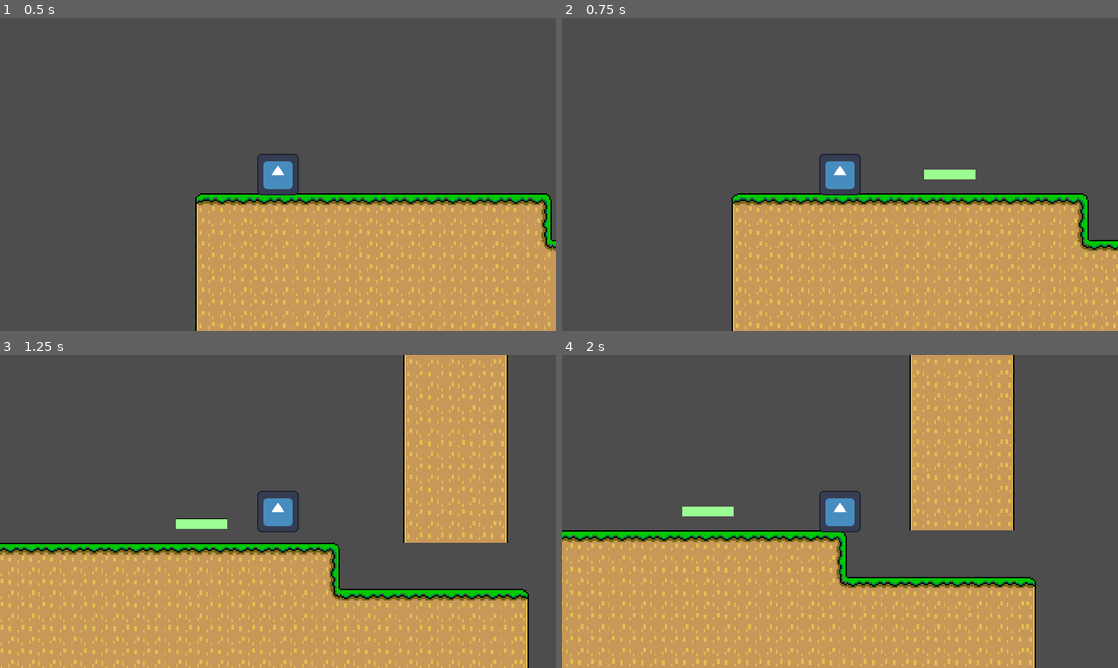
Above: before the commit, frames 1-4 (two rows, left to right).
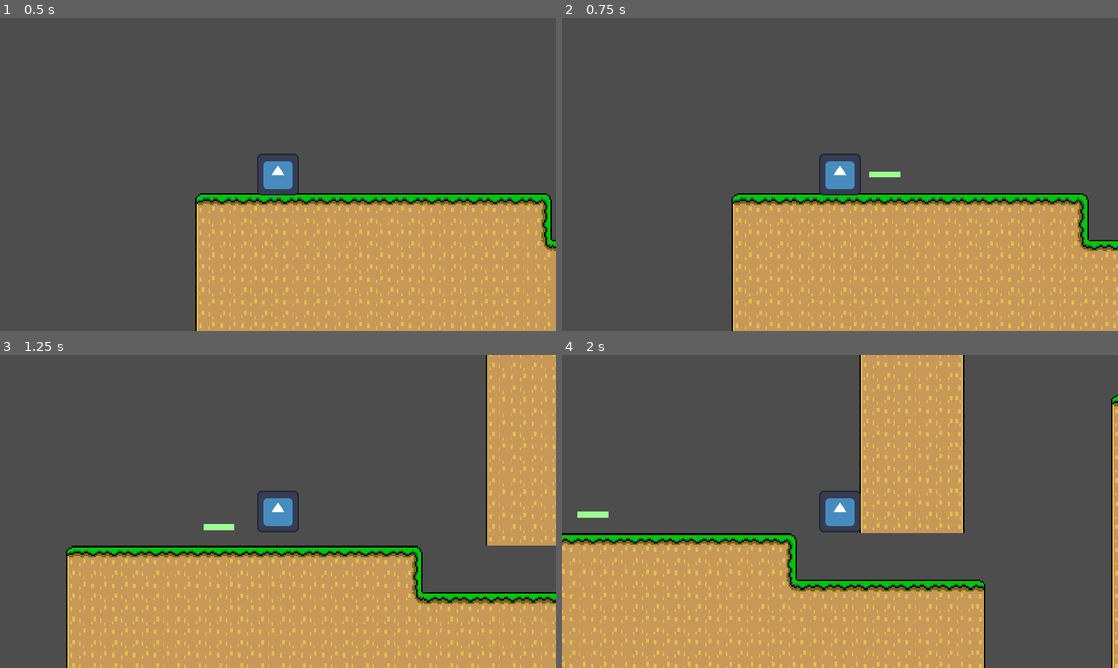
Above: after the commit, the same moments.

Repository: amusci/marioClone
Game: Godot game, scene res://Scenes/main_scene.tscn
The game is run twice, just before and just after one commit, with the same random seed, the same clock (stepped at 60 frames per second) and the same inputs. The engine's default icon, where the game draws it, is replaced by a stand-in: a white triangle on a blue panel in a dark square.
Inputs:
- Up to frame 1 (0.5 s): no input
- Up to frame 2 (0.75 s): tap Enter at 0.5 s; hold D (move_right) from 0.53 s (still down); tap B (throw_hat) at 0.6 s
- Up to frame 3 (1.25 s): keep holding D (move_right); tap Space (jump) at 0.77 s
- Up to frame 4 (2 s): keep holding D (move_right); tap B (throw_hat) at 1.35 s; tap Space (jump) at 1.52 s

Frame 1 is identical in both runs. In frame 2, 0.4% of the frame differs, in the area x 55-75%, y 48-52%; in frame 3, 32%, in the area x 0-100%, y 0-100%; in frame 4, 26%.

Commit message:
lets see if this works

Diff:
--- a/GoDot Mario Project/Scenes/Platforms/temporary_platform.gd
+++ b/GoDot Mario Project/Scenes/Platforms/temporary_platform.gd
@@ -1,6 +1,6 @@
 extends StaticBody2D
 
-@export var lifespan = 5.0 # Time in seconds before the platform disappears
+@export var lifespan = 3.0 # Time in seconds before the platform disappears
 
 func _ready():
 	# Start the timer to remove the platform after the lifespan
--- a/GoDot Mario Project/Scenes/Platforms/temporary_platform.tscn
+++ b/GoDot Mario Project/Scenes/Platforms/temporary_platform.tscn
@@ -4,17 +4,16 @@
 [ext_resource type="Texture2D" uid="uid://c54lpd1cfrsk0" path="res://Testing Art Only/ground.png" id="1_on88k"]
 
 [sub_resource type="RectangleShape2D" id="RectangleShape2D_3heul"]
-size = Vector2(40.368, 6.9737)
+size = Vector2(24.2208, 4.18122)
 
 [node name="TemporaryPlatform" type="StaticBody2D"]
 scale = Vector2(0.990884, 1.00377)
 script = ExtResource("1_e8ajq")
 
 [node name="CollisionShape2D" type="CollisionShape2D" parent="."]
-position = Vector2(1.9249e-06, 0.498122)
-scale = Vector2(1.0058, 1.00801)
+position = Vector2(0, -0.0981219)
 shape = SubResource("RectangleShape2D_3heul")
 
 [node name="Sprite2D" type="Sprite2D" parent="."]
-scale = Vector2(0.05, 0.05)
+scale = Vector2(0.03, 0.03)
 texture = ExtResource("1_on88k")
--- a/GoDot Mario Project/Scenes/player.tscn
+++ b/GoDot Mario Project/Scenes/player.tscn
@@ -9,6 +9,7 @@
 [node name="Player" type="CharacterBody2D"]
 scale = Vector2(0.5, 0.5)
 script = ExtResource("1_seout")
+hat_distance = 50
 
 [node name="Sprite2D" type="Sprite2D" parent="."]
 scale = Vector2(0.5, 0.5)
